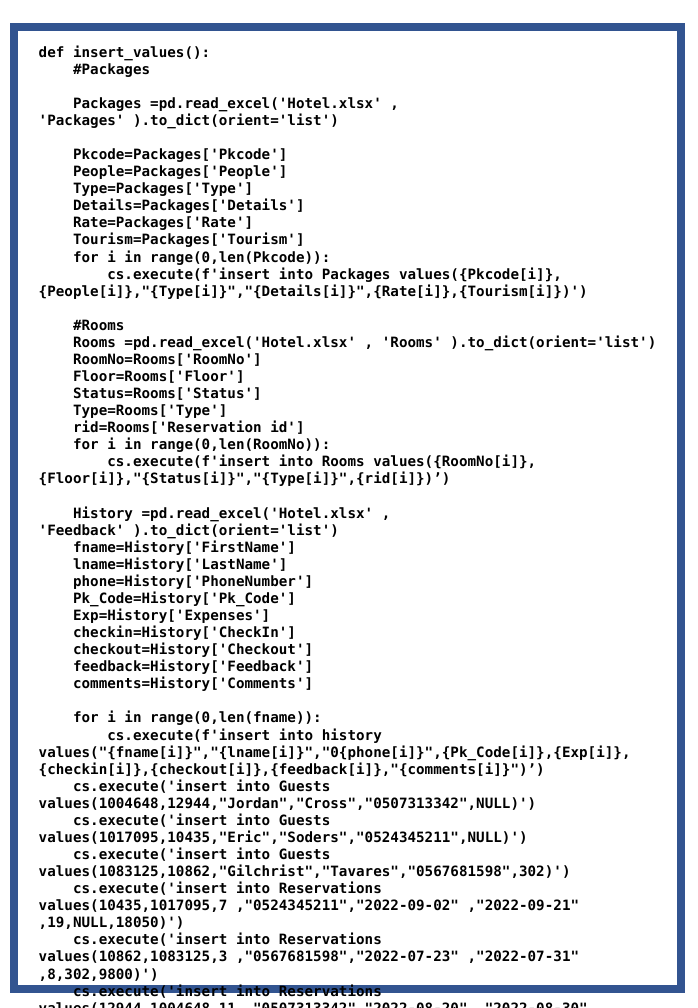
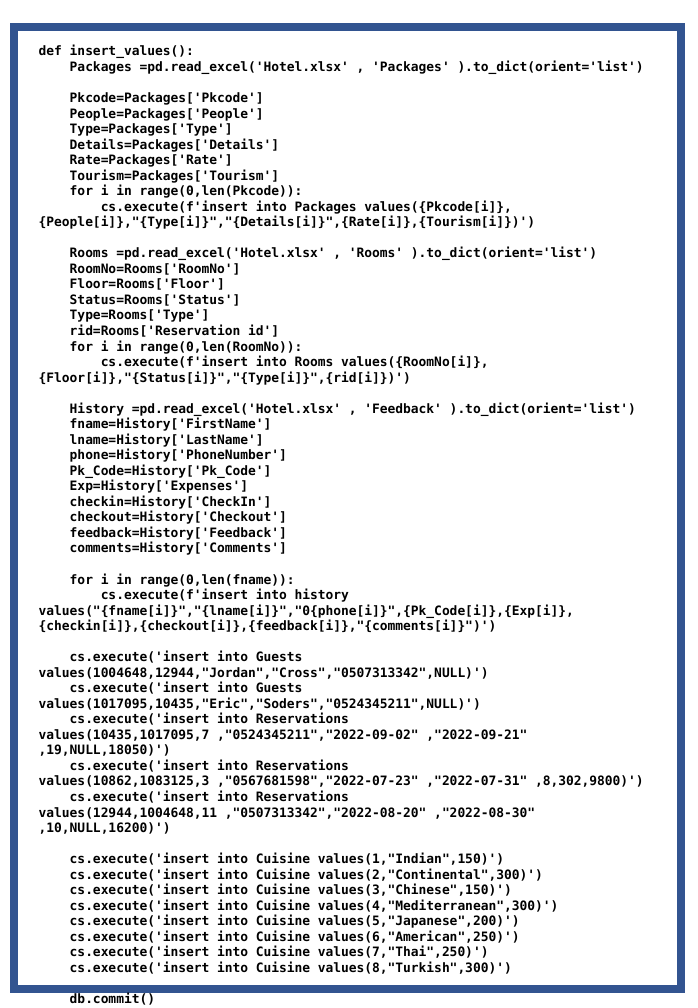
Before and after one commit to Agentgilspy/Hotel, a slide deck: slide 15 of Computer Project.pptx. Drawn at 698x1008 pixels with LibreOffice and Linux fonts; fonts in the diff are those of the drawing. Boxes give left, top, right and bottom in pixels: in the first picture for what was removed or moved away, otherwise in the second. Text is boxed around its words. In the diff, an @@ line names an element or a change of style, - is before the commit and + after.

```diff
--- a/Computer Project.pptx
+++ b/Computer Project.pptx
@@ text at [39,45,644,834]: size 11 to 10 pt in "def insert_values():", "Packages =pd.read_excel('Hotel.xlsx' , 'Packages' ).to_dict( ...", "Pkcode=Packages['Pkcode']", "People=Packages['People']" and 30 more places @@
@@ text at [73,63,150,77]: paragraph removed @@
-#Packages
@@ text at [73,319,124,331]: paragraph removed @@
-#Rooms
@@ text at [39,356,488,385]: text changed; size 11 to 10 pt @@
-cs.execute(f'insert into Rooms values({RoomNo[i]},{Floor[i]},"{Status[i]}","{Type[i]}",{rid[i]})’)
+cs.execute(f'insert into Rooms values({RoomNo[i]},{Floor[i]},"{Status[i]}","{Type[i]}",{rid[i]})')
@@ text at [39,589,574,632]: text changed; size 11 to 10 pt @@
-cs.execute(f'insert into history values("{fname[i]}","{lname[i]}","0{phone[i]}",{Pk_Code[i]},{Exp[i]},{checkin[i]},{checkout[i]},{feedback[i]},"{comments[i]}")’)
+cs.execute(f'insert into history values("{fname[i]}","{lname[i]}","0{phone[i]}",{Pk_Code[i]},{Exp[i]},{checkin[i]},{checkout[i]},{feedback[i]},"{comments[i]}")')
@@ text at [39,847,571,878]: paragraph removed @@
-cs.execute('insert into Guests values(1083125,10862,"Gilchrist","Tavares","0567681598",302)')
@@ text at [70,853,558,974]: paragraphs added @@
+cs.execute('insert into Cuisine values(1,"Indian",150)')
+cs.execute('insert into Cuisine values(2,"Continental",300)')
+cs.execute('insert into Cuisine values(3,"Chinese",150)')
+cs.execute('insert into Cuisine values(4,"Mediterranean",300)')
+cs.execute('insert into Cuisine values(5,"Japanese",200)')
+cs.execute('insert into Cuisine values(6,"American",250)')
+cs.execute('insert into Cuisine values(7,"Thai",250)')
+cs.execute('insert into Cuisine values(8,"Turkish",300)')
```
Also in this commit, not shown: 13 other slides changed, 3 slides added, 2 slides removed.
